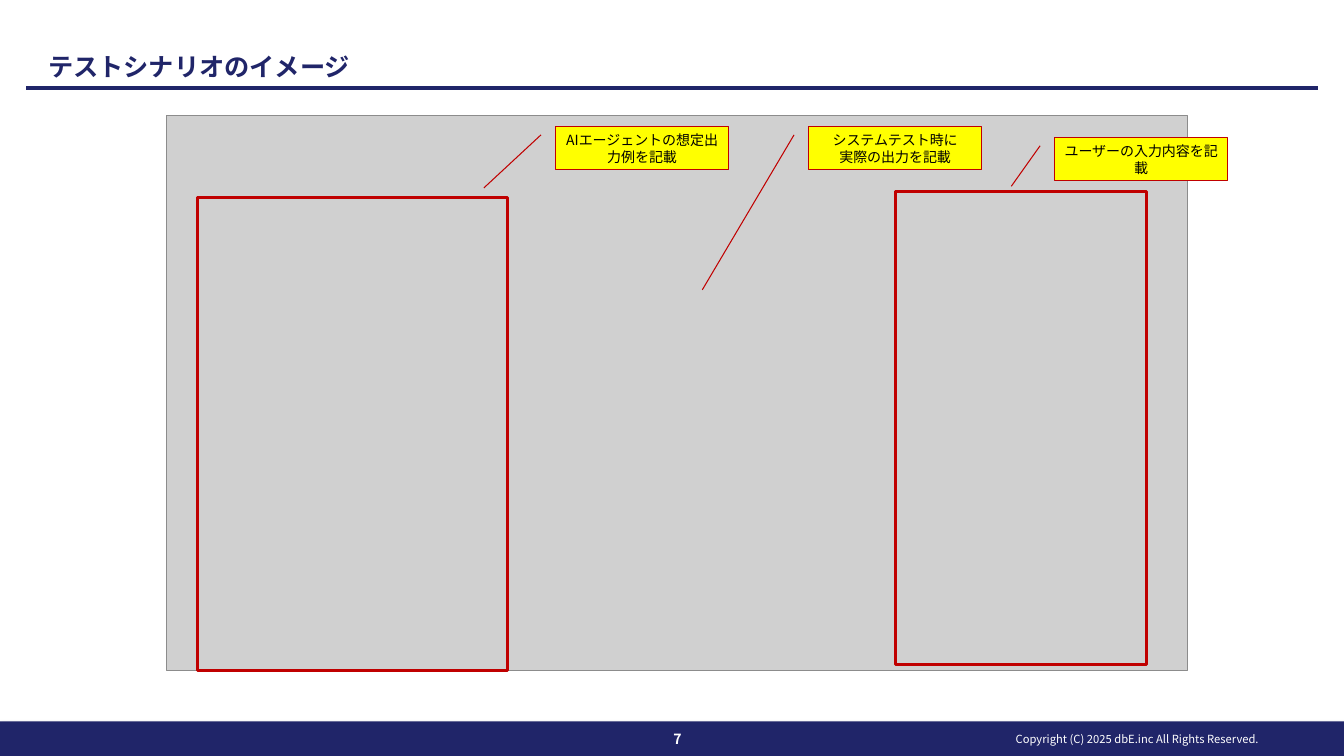
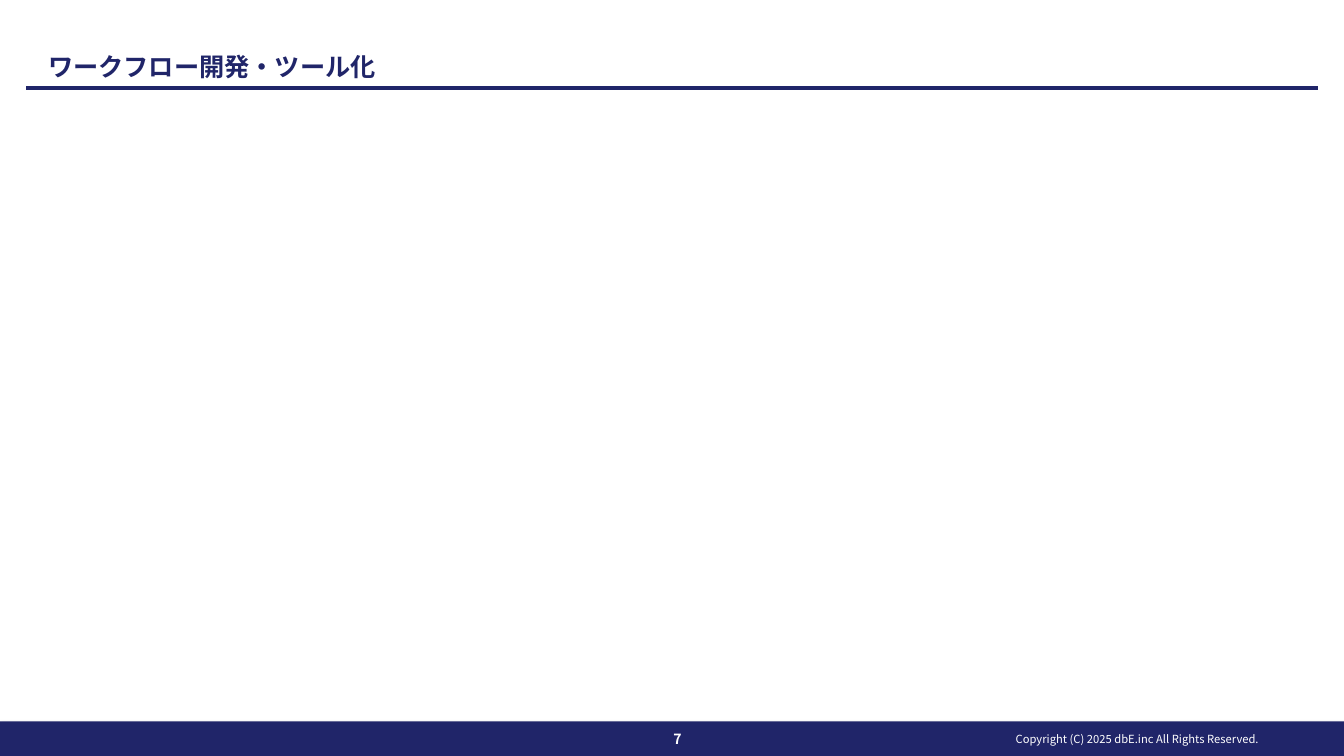
Before and after one commit to aokib7605/dbE_document, a slide deck: slide 7 of 20250502イノベーションマネジメント様講座資料.pptx. Drawn at 1344x756 pixels with LibreOffice and Linux fonts; fonts in the diff are those of the drawing; grey boxes stand for pictures; background and template pictures are left out. Boxes give left, top, right and bottom in pixels: in the first picture for what was removed or moved away, otherwise in the second. Text is boxed around its words. In the diff, an @@ line names an element or a change of style, - is before the commit and + after.

```diff
--- a/20250502イノベーションマネジメント様講座資料.pptx
+++ b/20250502イノベーションマネジメント様講座資料.pptx
@@ title at <box>48,55,376,79</box>: text changed @@
-テストシナリオのイメージ
+ワークフロー開発・ツール化
@@ picture removed at <box>166,116,1188,671</box> @@
@@ border callout removed at <box>556,127,729,170</box> @@
-AIエージェントの想定出力例を記載
@@ border callout removed at <box>809,127,982,170</box> @@
-システムテスト時に
-実際の出力を記載
@@ border callout removed at <box>1055,138,1228,181</box> @@
-ユーザーの入力内容を記載
@@ rectangle removed at <box>198,198,507,670</box> @@
@@ rectangle removed at <box>895,192,1146,664</box> @@
```
Also in this commit, not shown: 2 other slides changed, 3 slides added, 2 slides removed, 7 other files.
